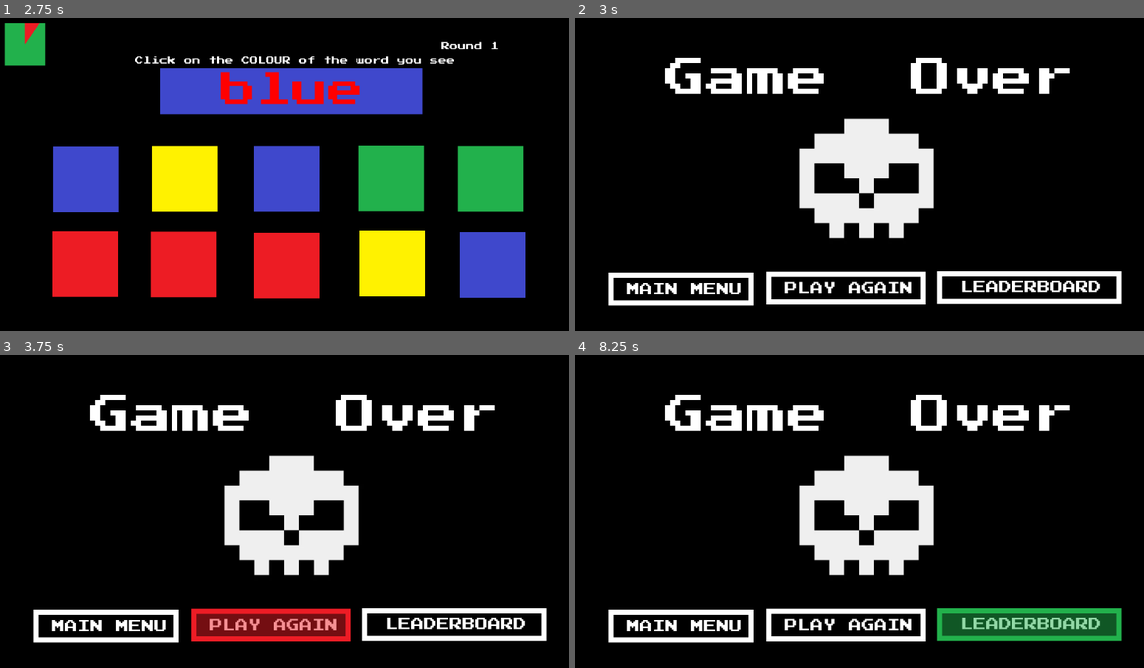
Above: before the commit, frames 1-4 (two rows, left to right).
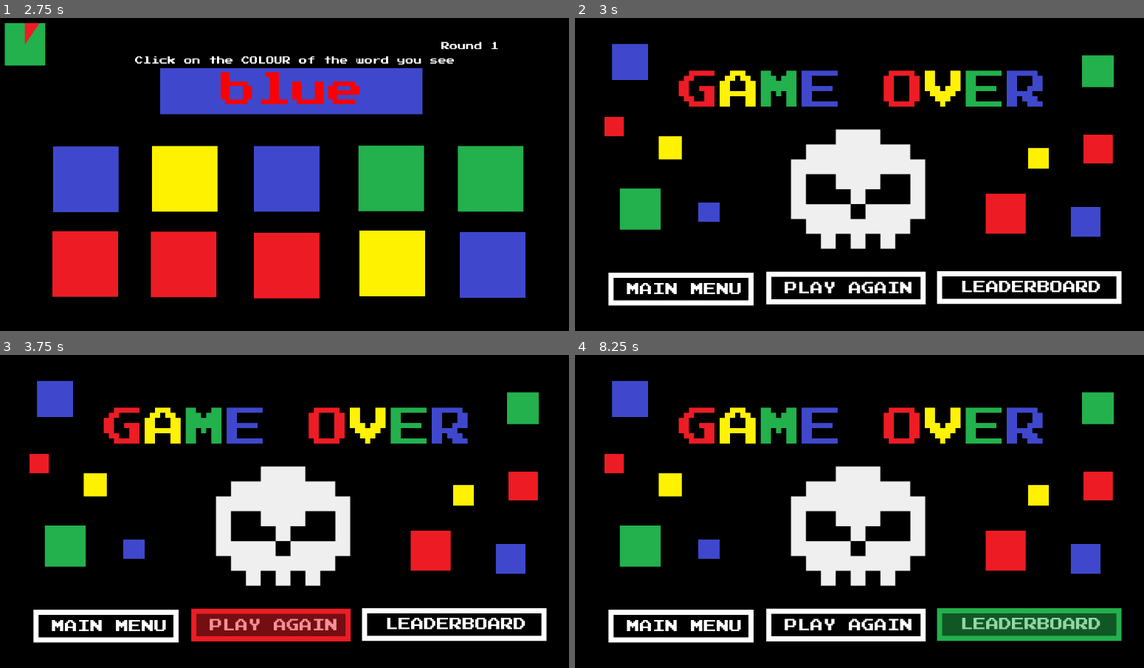
Above: after the commit, the same moments.

Repository: kwrightsk/game-jam-january-2026
Game: Godot game, scene res://Scenes/title_screen.tscn
Two runs of this game, one before a commit and one after it. Both use one fixed random seed, a clock stepped at 60 frames per second and the inputs below.
Inputs (mouse positions are in pixels of both pictures, inside the frame that each line leads up to):
- Up to frame 1 (2.75 s): click (369, 202) at 0.52 s; type "Alex" at 0.6 s; click "PLAY" at 1.25 s; move the mouse to (290, 89) at 2.02 s; press the mouse at (290, 89) at 2.03 s
- Up to frame 2 (3 s): tap Enter at 2.75 s; move the mouse to (660, 180) at 2.77 s; release the mouse at (660, 180) at 2.78 s; tap C at 2.85 s; click (660, 180) at 2.92 s
- Up to frame 3 (3.75 s): click "PLAY AGAIN" at 3.5 s
- Up to frame 4 (8.25 s): move the mouse to (825, 549) at 4.27 s; press the mouse at (825, 549) at 4.28 s; release the mouse at (825, 549) at 5 s; click "PLAY AGAIN" at 5 s; move the mouse to (905, 549) at 5.77 s; tap C at 5.85 s; click (905, 549) at 5.92 s; click "PLAY AGAIN" at 6.5 s; move the mouse to (825, 627) at 7.27 s; press the mouse at (825, 627) at 7.28 s; release the mouse at (825, 627) at 8 s; click "LEADERBOARD" at 8 s

Frame 1 is identical in both runs. In frame 2, 15% of the frame differs, in the area x 5-95%, y 8-74%; in frame 3, 15%; in frame 4, 15%.

Commit message:
game over is pretty now

Diff:
--- a/Scenes/game-over-screen.tscn
+++ b/Scenes/game-over-screen.tscn
@@ -1,10 +1,14 @@
-[gd_scene load_steps=11 format=3 uid="uid://b46ftpomv0jk8"]
+[gd_scene load_steps=15 format=3 uid="uid://b46ftpomv0jk8"]
 
 [ext_resource type="Script" path="res://scripts/game_over_screen.gd" id="1_lfbmt"]
 [ext_resource type="Texture2D" uid="uid://ba6mo6y6urtm7" path="res://assets/shirt-1671181932-5abe8617e0731d1ab2d8b2f6a6602d1e.webp" id="2_7eqmw"]
 [ext_resource type="FontFile" uid="uid://boafiido6lxpb" path="res://assets/PressStart2P.ttf" id="3_f5e0u"]
+[ext_resource type="Texture2D" uid="uid://h4odx0bgt5a2" path="res://assets/greenSquare.png" id="3_ll2r4"]
 [ext_resource type="AudioStream" uid="uid://ce8ms38wc0phf" path="res://assets/sound_click.wav" id="4_3jnw3"]
+[ext_resource type="Texture2D" uid="uid://dnuyptsu218vr" path="res://assets/blueSquare.png" id="4_c1mno"]
 [ext_resource type="AudioStream" uid="uid://dp8mi1yxs3kx0" path="res://assets/04_level_rain.mp3" id="4_xr63a"]
+[ext_resource type="Texture2D" uid="uid://cqngkywrgde0e" path="res://assets/redSquare.png" id="5_qe7xm"]
+[ext_resource type="Texture2D" uid="uid://cnn85cu4wjht3" path="res://assets/yellowSquare.png" id="6_s1sij"]
 
 [sub_resource type="CanvasTexture" id="CanvasTexture_8bfl2"]
 
@@ -54,12 +58,6 @@
 grow_vertical = 2
 color = Color(0, 0, 0, 1)
 
-[node name="UI" type="Control" parent="."]
-layout_mode = 3
-anchors_preset = 0
-offset_right = 1150.0
-offset_bottom = 647.0
-
 [node name="TextureRect" type="TextureRect" parent="."]
 custom_minimum_size = Vector2(400, 200)
 anchors_preset = 8
@@ -67,10 +65,10 @@
 anchor_top = 0.5
 anchor_right = 0.5
 anchor_bottom = 0.5
-offset_left = 239.0
-offset_top = -1.0
-offset_right = 916.0
-offset_bottom = 641.0
+offset_left = 196.0
+offset_top = 20.0
+offset_right = 926.0
+offset_bottom = 662.0
 grow_horizontal = 2
 grow_vertical = 2
 mouse_filter = 2
@@ -78,20 +76,75 @@
 expand_mode = 1
 stretch_mode = 5
 
-[node name="Title" type="Label" parent="."]
+[node name="UI" type="Control" parent="."]
+layout_mode = 3
+anchors_preset = 0
+offset_right = 1150.0
+offset_bottom = 647.0
+
+[node name="GreenSquare2" type="Sprite2D" parent="UI"]
+position = Vector2(1029, 111)
+scale = Vector2(0.242432, 0.242432)
+texture = ExtResource("3_ll2r4")
+
+[node name="GreenSquare" type="Sprite2D" parent="UI"]
+position = Vector2(136, 380)
+scale = Vector2(0.3125, 0.3125)
+texture = ExtResource("3_ll2r4")
+
+[node name="BlueSquare2" type="Sprite2D" parent="UI"]
+position = Vector2(116, 93)
+scale = Vector2(0.273041, 0.273041)
+texture = ExtResource("4_c1mno")
+
+[node name="BlueSquare" type="Sprite2D" parent="UI"]
+position = Vector2(1005, 405)
+scale = Vector2(0.226563, 0.226563)
+texture = ExtResource("4_c1mno")
+
+[node name="RedSquare2" type="Sprite2D" parent="UI"]
+position = Vector2(849, 389)
+scale = Vector2(0.301174, 0.301174)
+texture = ExtResource("5_qe7xm")
+
+[node name="RedSquare3" type="Sprite2D" parent="UI"]
+position = Vector2(85, 219)
+scale = Vector2(0.151954, 0.151954)
+texture = ExtResource("5_qe7xm")
+
+[node name="YellowSquare2" type="Sprite2D" parent="UI"]
+position = Vector2(913, 281)
+scale = Vector2(0.152824, 0.152824)
+texture = ExtResource("6_s1sij")
+
+[node name="YellowSquare3" type="Sprite2D" parent="UI"]
+position = Vector2(270, 386)
+scale = Vector2(0.161253, 0.145628)
+texture = ExtResource("4_c1mno")
+
+[node name="YellowSquare" type="Sprite2D" parent="UI"]
+position = Vector2(195, 261)
+scale = Vector2(0.175781, 0.175781)
+texture = ExtResource("6_s1sij")
+
+[node name="RedSquare4" type="Sprite2D" parent="UI"]
+position = Vector2(1029.72, 262.775)
+scale = Vector2(0.2209, 0.216993)
+texture = ExtResource("5_qe7xm")
+
+[node name="Title" type="RichTextLabel" parent="."]
 anchors_preset = 10
 anchor_right = 1.0
-offset_left = 224.0
-offset_top = 85.0
-offset_right = 944.0
-offset_bottom = 191.0
+offset_left = 211.0
+offset_top = 110.0
+offset_right = 1011.0
+offset_bottom = 216.0
 grow_horizontal = 2
 pivot_offset = Vector2(60, 60)
-theme_override_colors/font_color = Color(1, 1, 1, 1)
-theme_override_fonts/font = ExtResource("3_f5e0u")
-theme_override_font_sizes/font_size = 80
-text = "Game  Over"
-horizontal_alignment = 1
+theme_override_fonts/normal_font = ExtResource("3_f5e0u")
+theme_override_font_sizes/normal_font_size = 80
+bbcode_enabled = true
+text = "[color=#ED1C25]G[/color][color=#FFF204]A[/color][color=#22B14C]M[/color][color=#3F48CC]E[/color] [color=#ED1C25]O[/color][color=#FFF204]V[/color][color=#22B14C]E[/color][color=#3F48CC]R[/color]"
 
 [node name="MainMenuButton" type="TextureButton" parent="."]
 offset_left = 74.0
